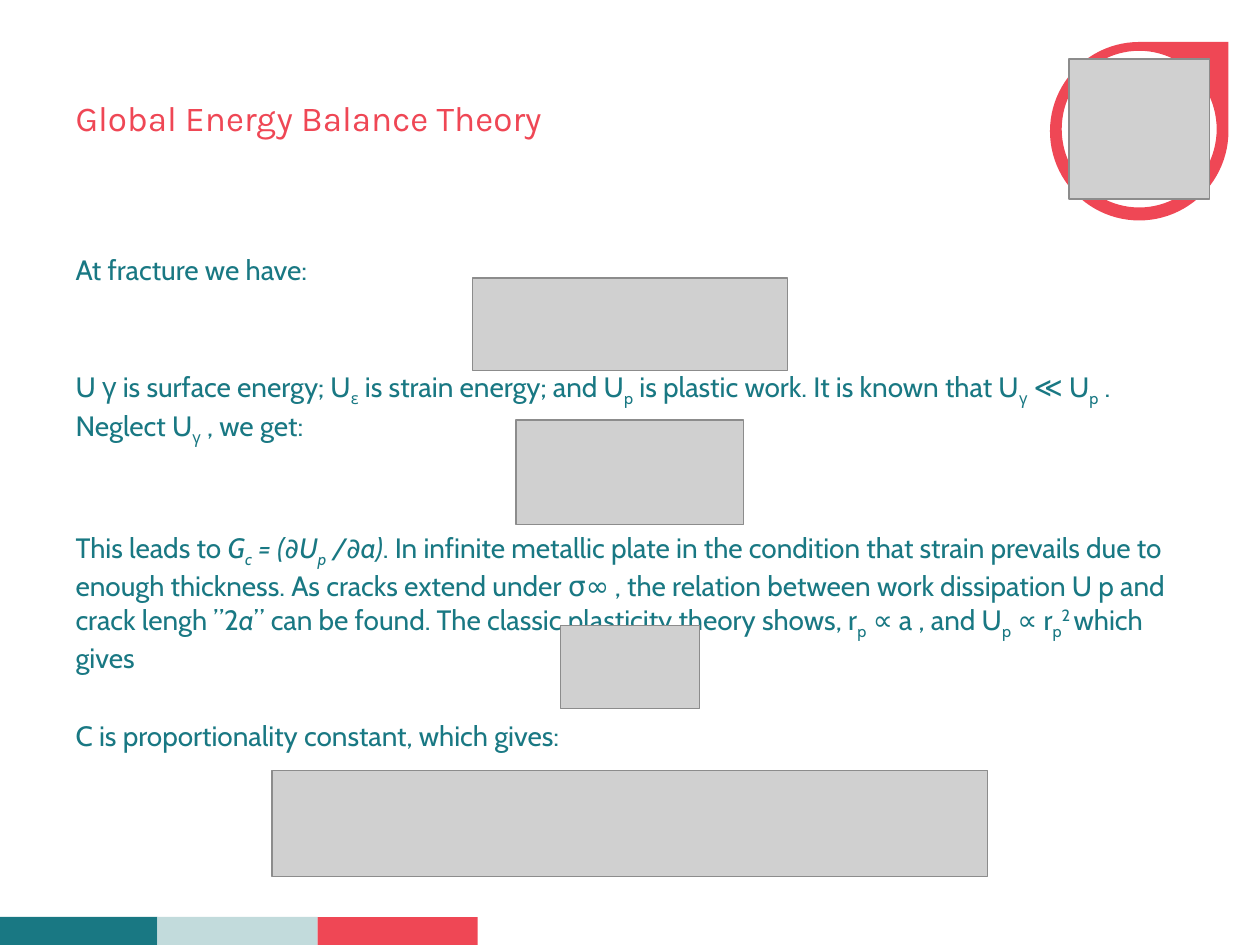
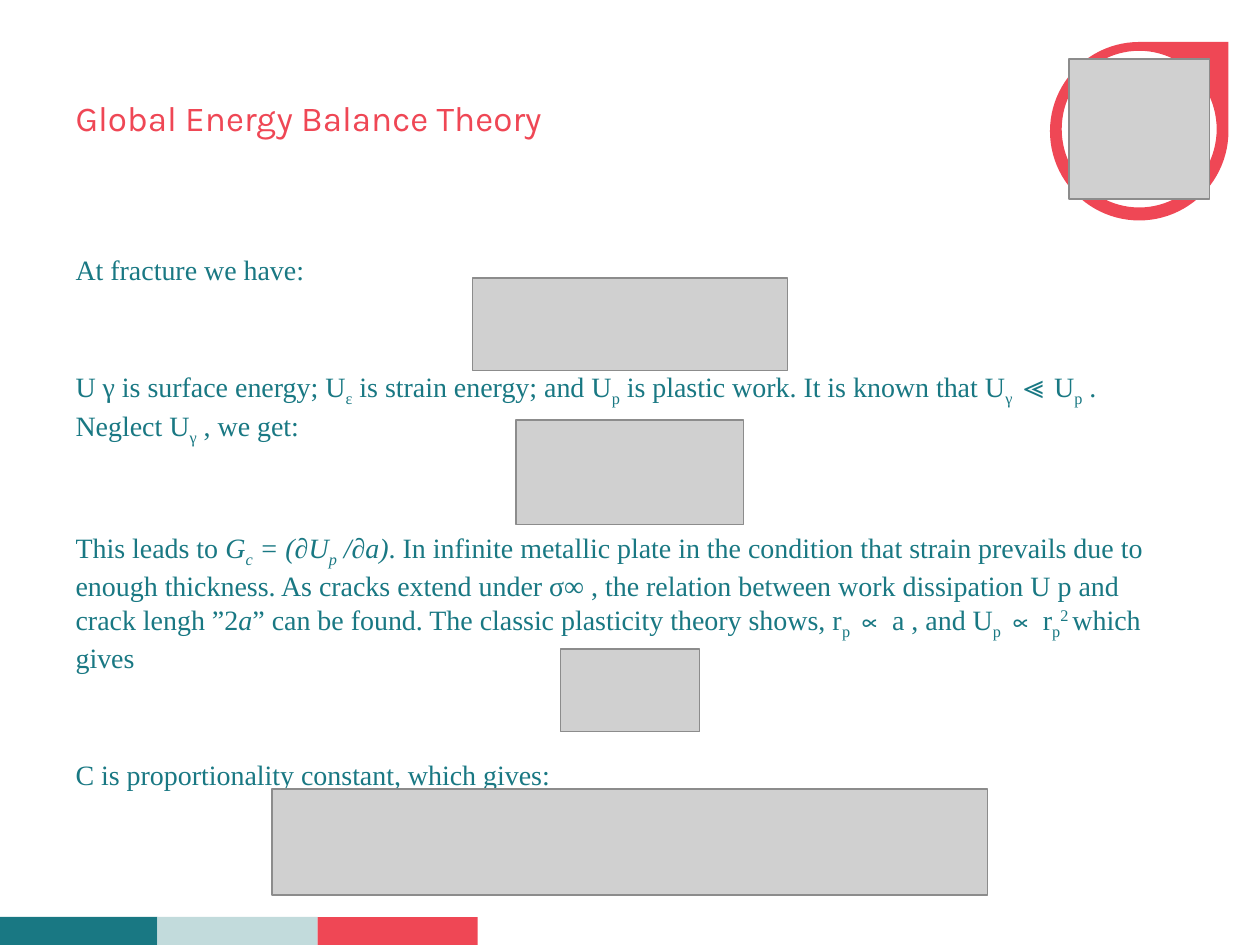
Before and after one commit to Abhinandan1996/seminar, a slide deck: slide 6 of seminar.pptx. Drawn at 1260x945 pixels with LibreOffice and Linux fonts; fonts in the diff are those of the drawing; grey boxes stand for pictures; background and template pictures are left out. Boxes give left, top, right and bottom in pixels: in the first picture for what was removed or moved away, otherwise in the second. Text is boxed around its words. In the diff, an @@ line names an element or a change of style, - is before the commit and + after.

```diff
--- a/seminar.pptx
+++ b/seminar.pptx
@@ text "At fracture we have:" at bbox=[76, 260, 1143, 791]: font Cabin to Times New Roman @@
@@ picture: place and size @@
-picture at bbox=[561, 625, 701, 708]
+picture at bbox=[561, 649, 701, 732]
@@ picture: place and size @@
-picture at bbox=[272, 770, 988, 876]
+picture at bbox=[272, 789, 988, 895]
```
Also in this commit, not shown: 12 other slides changed, 6 slides added, 1 slide removed, 6 other files.
